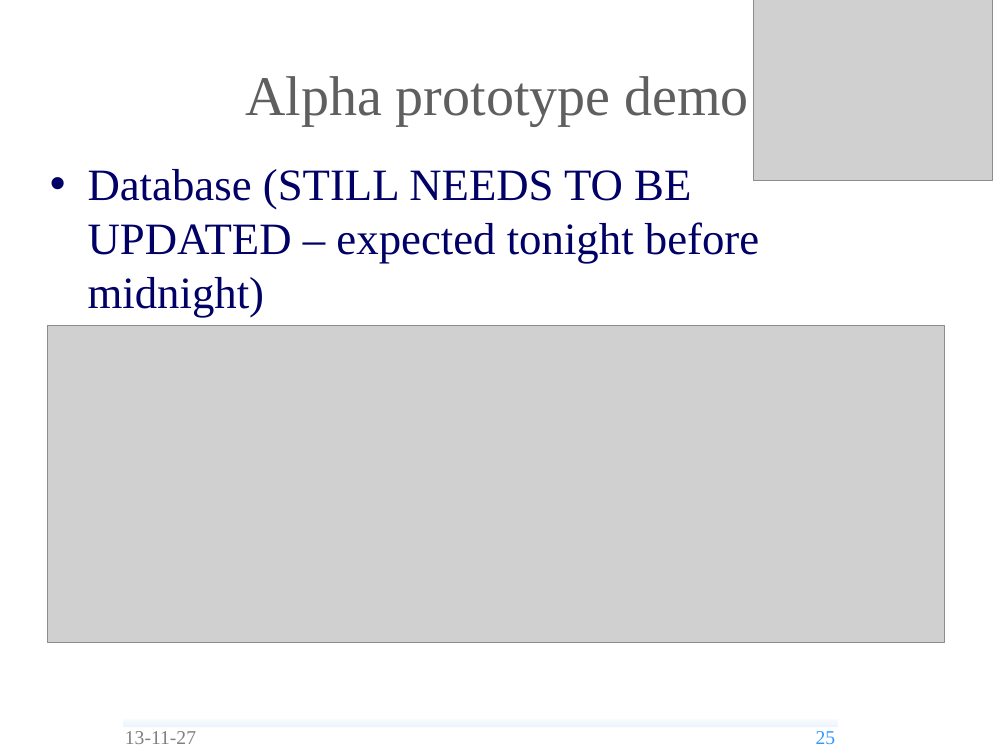
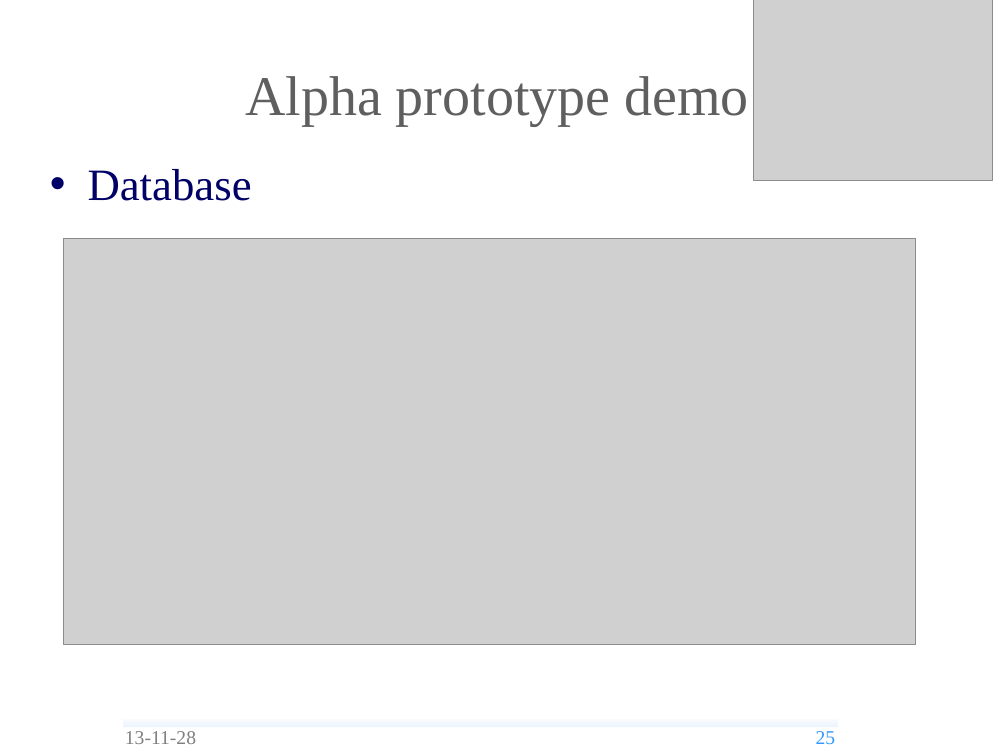
Before and after one commit to andrea-bottoli/DSD, a slide deck: slide 25 of Documentation/Presentations/Alpha_Prototype.odp. Drawn at 1008x756 pixels with LibreOffice and Linux fonts; fonts in the diff are those of the drawing; grey boxes stand for pictures; background and template pictures are left out. Boxes give left, top, right and bottom in pixels: in the first picture for what was removed or moved away, otherwise in the second. Text is boxed around its words. In the diff, an @@ line names an element or a change of style, - is before the commit and + after.

Commit message:
Alpha Prototype Presentation

```diff
--- a/Documentation/Presentations/Alpha_Prototype.odp
+++ b/Documentation/Presentations/Alpha_Prototype.odp
@@ text at [88, 169, 252, 201]: text changed @@
-• Database (STILL NEEDS TO BE UPDATED – expected tonight before midnight)
+• Database
@@ picture: place and size @@
-picture at [47, 326, 944, 643]
+picture at [64, 238, 916, 644]
@@ text at [125, 731, 196, 744]: text changed @@
-13-11-27
+13-11-28
```
Also in this commit, not shown: 32 other slides changed, 1 slide added, 1 other file.
